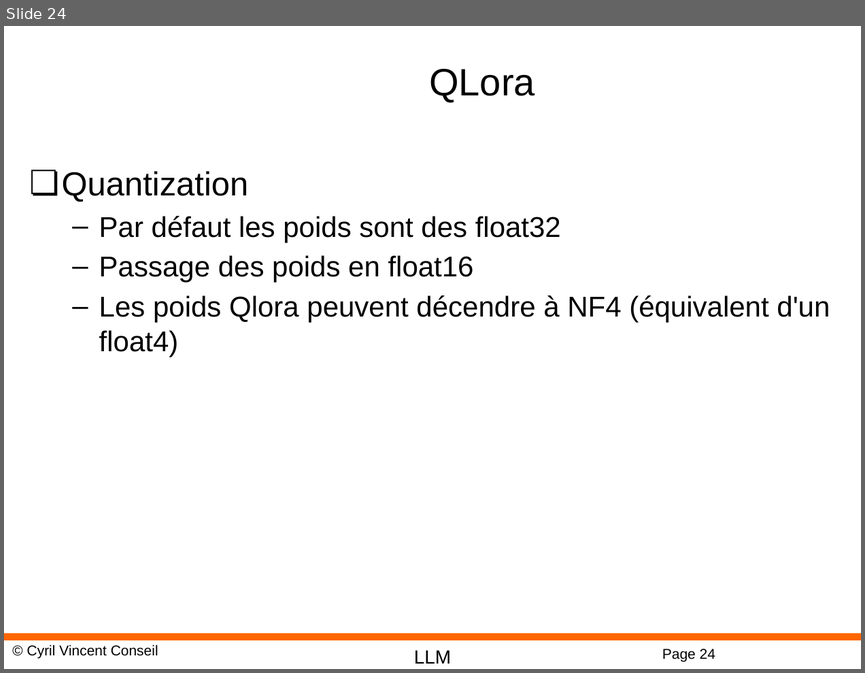
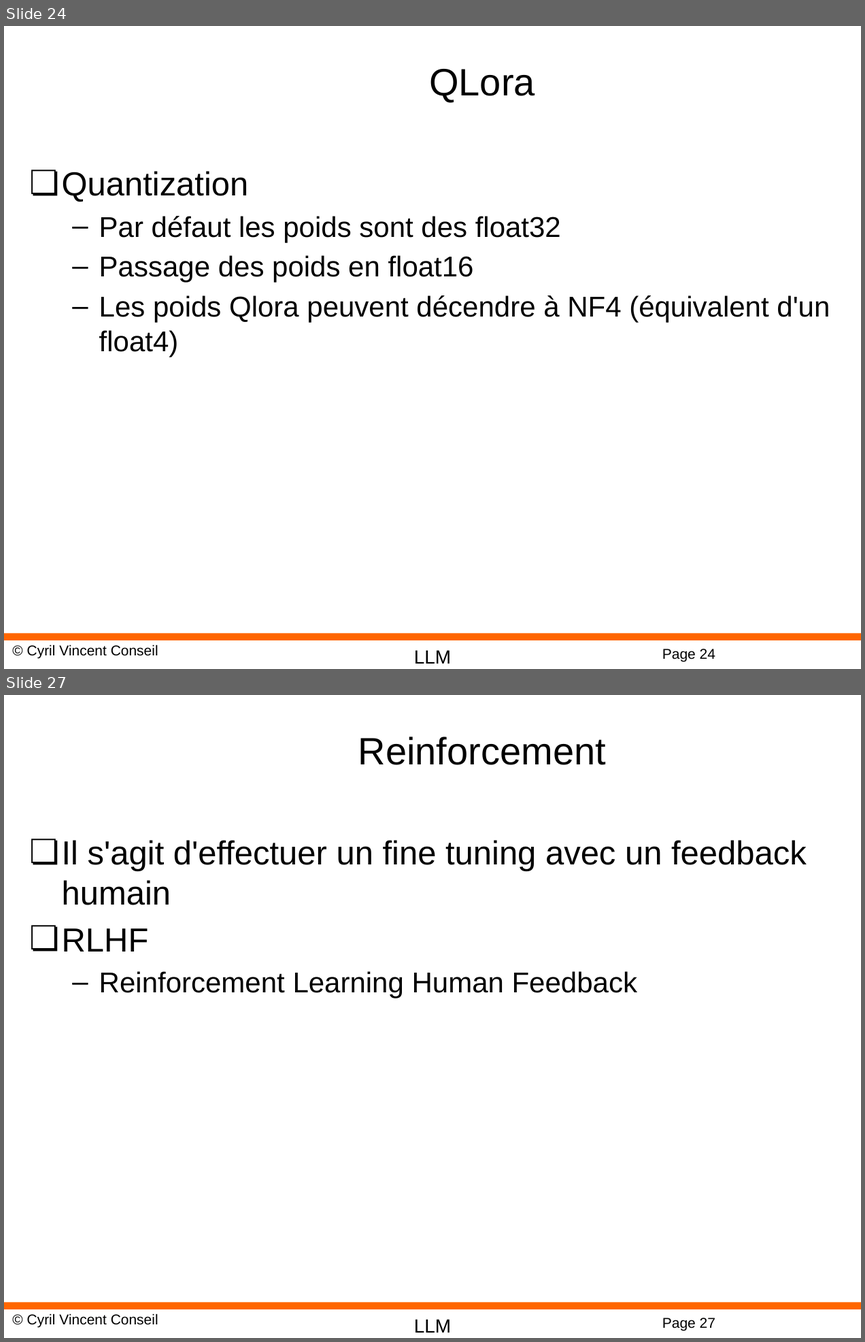
Before and after one commit to cyrilvincent/rag, a slide deck: ppt/RAG13-FineTuning.pptx. Shown one above the other, each under a label of ours: slide 24 before the commit, slides 24 and 27 after it; the slides between them are not shown. The pictures are 865x673 and 865x1342 pixels, drawn with LibreOffice and Linux fonts; fonts in the diff are those of the drawing; background and template pictures are left out. Boxes give left, top, right and bottom in pixels: in the first picture for what was removed or moved away, otherwise in the second. Text is boxed around its words. In the diff, an @@ line names an element or a change of style, - is before the commit and + after.

```diff
--- a/ppt/RAG13-FineTuning.pptx
+++ b/ppt/RAG13-FineTuning.pptx
@@ slide 27 added at (4, 695, 861, 1338), background #FFFFFF; not listed: 4 template elements that a slide beside it also shows @@
@@ title added at (358, 736, 606, 765), 32 pt, text #000000 @@
+Reinforcement
@@ text added at (62, 840, 806, 998), 28 pt, text #000000 @@
+❏ Il s'agit d'effectuer un fine tuning avec un feedback humain
+❏ RLHF
+  – Reinforcement Learning Human Feedback
```
Also in this commit, not shown: 2 slides changed, 2 other slides added, 6 other files.
